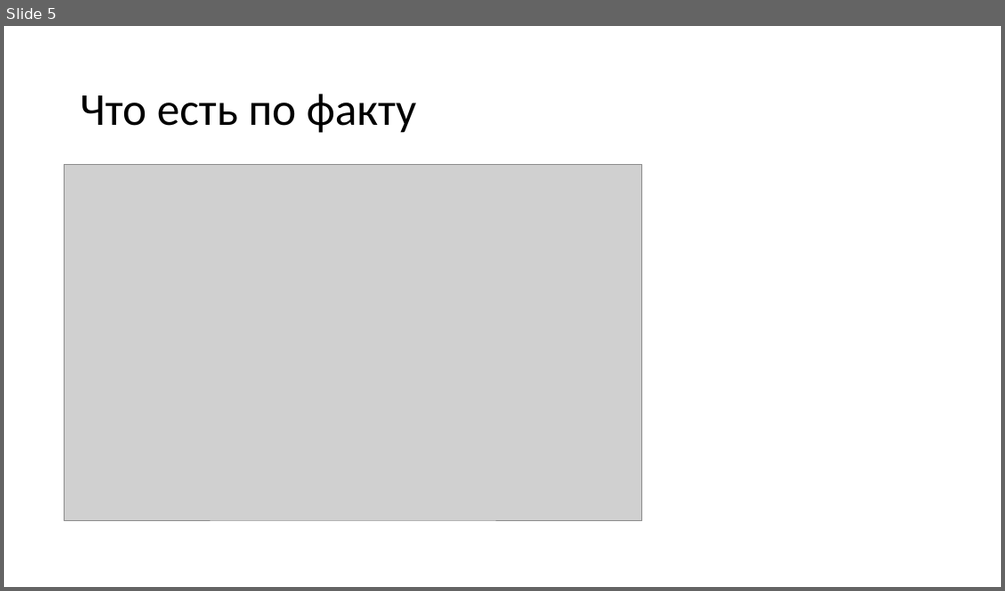
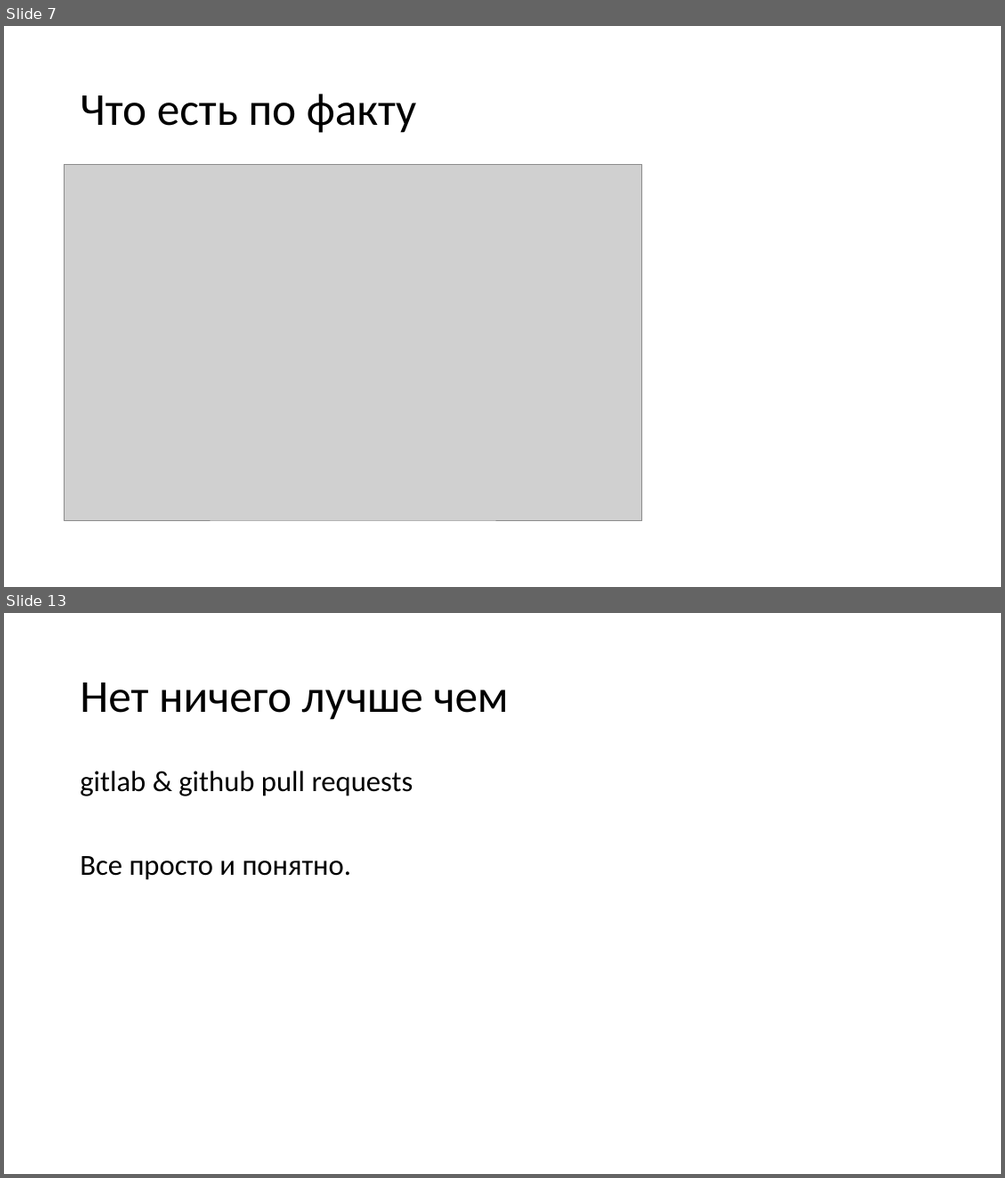
Before and after one commit to dzmitry-varabei/front-end-course, a slide deck: code-review/Presentation1.pptx. Shown one above the other, each under a label of ours: slide 5 before the commit, slides 7 and 13 after it; the slides between them are not shown. The pictures are 1005x591 and 1005x1178 pixels, drawn with LibreOffice and Linux fonts; fonts in the diff are those of the drawing; grey boxes stand for pictures. Boxes give left, top, right and bottom in pixels: in the first picture for what was removed or moved away, otherwise in the second. Text is boxed around its words. In the diff, an @@ line names an element or a change of style, - is before the commit and + after.

```diff
--- a/code-review/Presentation1.pptx
+++ b/code-review/Presentation1.pptx
@@ slide 13 added at [4,613,1001,1174], background #FFFFFF @@
@@ title added at [80,682,509,720], 44 pt, text #000000 @@
+Нет ничего лучше чем
@@ text added at [80,771,413,880], 28 pt, text #000000 @@
+gitlab & github pull requests
+Все просто и понятно.
@@ what was slide 5 is now slide 7 @@
```
Also in this commit, not shown: 9 other slides added, 4 other files.
